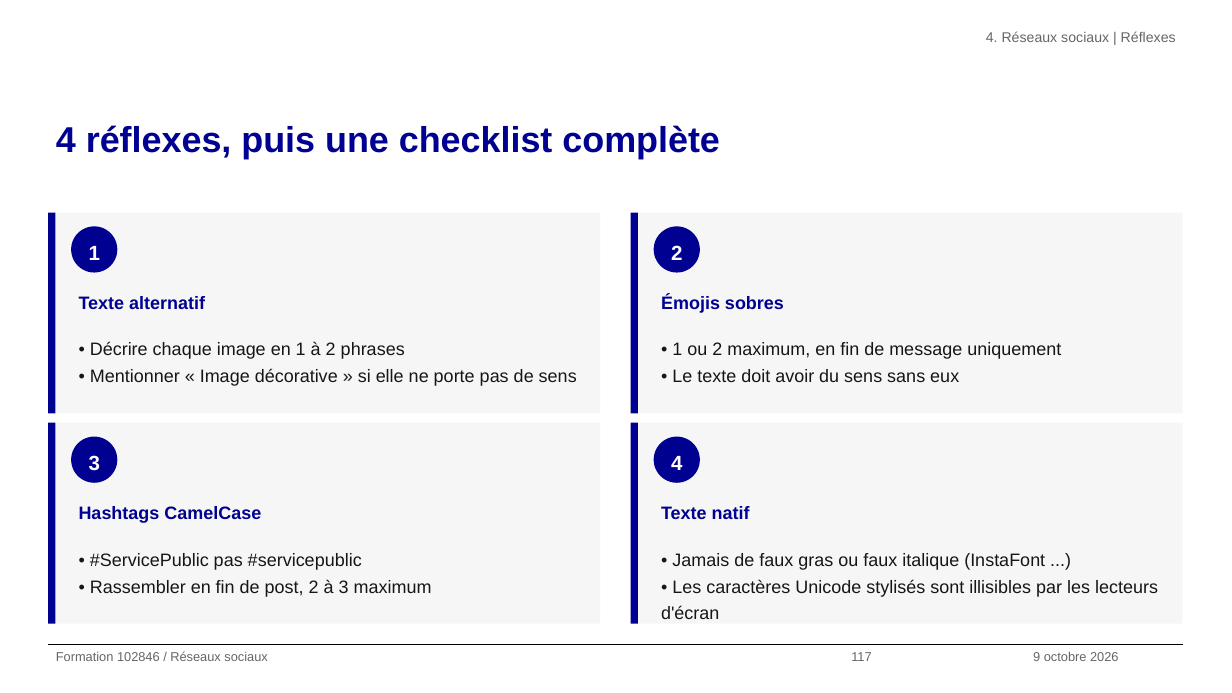
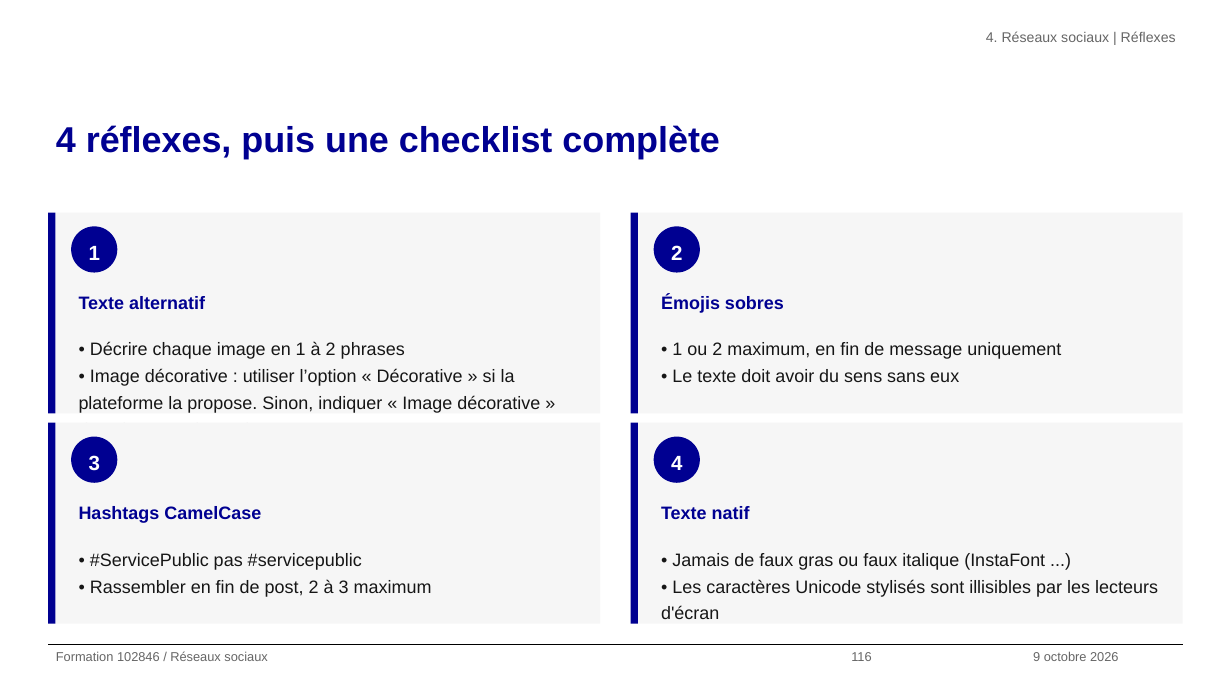
Before and after one commit to alexandra-guiderdoni/usine-fabrication-igpde-102846-ay11, a slide deck: slide 116 of livrables-IGPDE-2026-102846/Formateur/support-formation-102846-2026-IGPDE.pptx (slide 117 before the commit). Drawn at 1232x693 pixels with LibreOffice and Linux fonts; fonts in the diff are those of the drawing; background and template pictures are left out. Boxes give left, top, right and bottom in pixels: in the first picture for what was removed or moved away, otherwise in the second. Text is boxed around its words. In the diff, an @@ line names an element or a change of style, - is before the commit and + after.

```diff
--- a/livrables-IGPDE-2026-102846/Formateur/support-formation-102846-2026-IGPDE.pptx
+++ b/livrables-IGPDE-2026-102846/Formateur/support-formation-102846-2026-IGPDE.pptx
@@ text at [79, 369, 540, 413]: text changed @@
-• Mentionner « Image décorative » si elle ne porte pas de sens
+• Image décorative : utiliser l’option « Décorative » si la plateforme la propose. Sinon, indiquer « Image décorative » dans le texte alternatif.
@@ text at [851, 652, 871, 661]: text changed @@
-117
+116
```
Also in this commit, not shown: 56 other slides changed, 3 slides removed, 21 other files.
